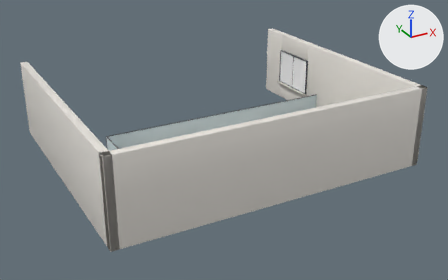
A saved change to the glTF model web/public/assets/game/interiors/shop/mezz.glb.
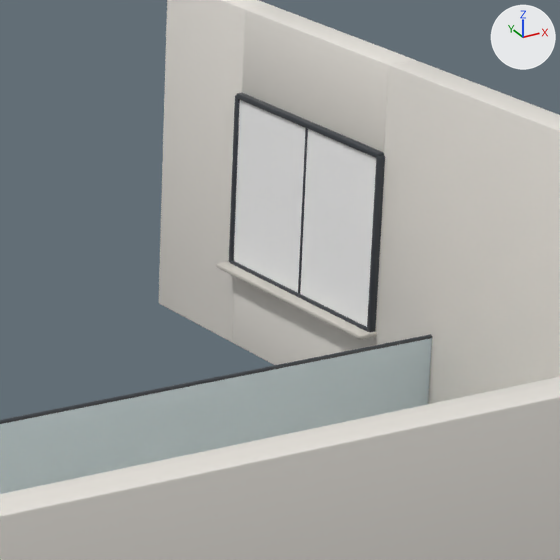
Each version appears first whole from a 50 mm camera at (-10.97, -20.94, 13.9) aimed at (0.25, -0.54, 3.71), and next in a close-up on the part from 53% to 76% of the width and 12% to 49% of the height. Lighting does not change. The marker at upper right points along +X, +Y and +Z. The first two pictures are the older version. Vertices at exactly the same position are counted once.

Objects in the first close-up: 'shop_mezz', 'shop_windows_upper'.
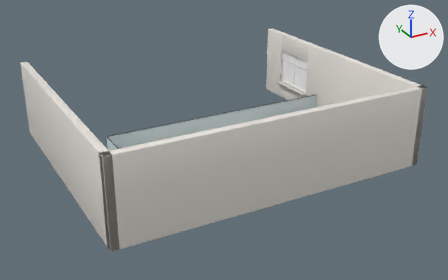
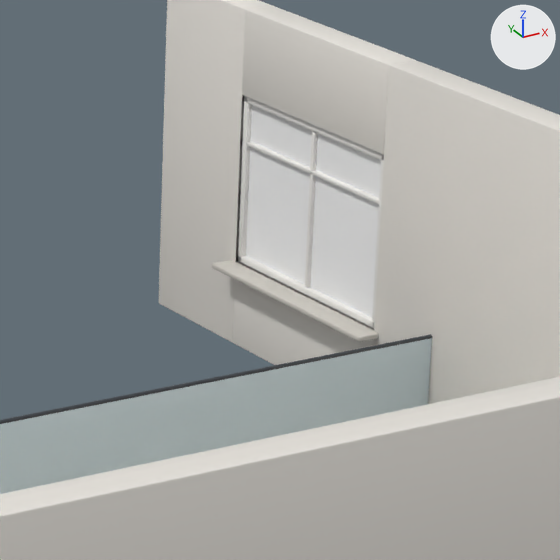
Where the change shows, as pixel boxes [x1, y1, x2, y2] in the close-ups (560 x 560 px; the box of a moved part takes in the faces that stretch with it):
'shop_windows_upper', moved: before [234, 100, 376, 327]; after [246, 105, 381, 318]
part 1 of me_shop_mezz, moved or reshaped: before [216, 262, 377, 340]; after [212, 260, 379, 342]
part 2 of me_shop_mezz, moved or reshaped: before [298, 128, 308, 294]; after [305, 131, 318, 288]
part 3 of me_shop_mezz, moved or reshaped: before [236, 93, 384, 158]; after [247, 141, 379, 204]
part 4 of me_shop_mezz, added: after [238, 96, 384, 329]
part 5 of me_shop_mezz, cut back: before [229, 96, 385, 332]; after [0, 336, 432, 424]

Diff of the bpy script that builds the scene:
```diff
--- a/web/public/assets/game/interiors/shop/mezz.glb.py
+++ b/web/public/assets/game/interiors/shop/mezz.glb.py
@@ me_shop_mezz @@
 # used by ob_shop_mezz; location = (0.0, 0.0, 0.0)
-me_shop_mezz.from_pydata(...)  # 1124 vertices, 2092 faces; spans x -6.3..6.3, y -5.3..5.3, z 2.6..6.4
+me_shop_mezz.from_pydata(...)  # 1124 vertices, 2136 faces; spans x -6.3..6.3, y -5.3..5.3, z 2.6..6.4
+# me_shop_mezz part 1: the loose piece of 56 vertices spanning x 5.82..6.02, y 1.75..4.05, z 3.96..4.0 is scaled about its middle by (1.52, 1.03, 1.27), then moved by (0.02, 0.0, -0.01)
+# me_shop_mezz part 2: the loose piece of 56 vertices spanning x 5.95..6.01, y 2.88..2.92, z 4.0..5.6 is scaled about its middle by (1.2, 1.53, 0.913), then moved by (0.08, 0.0, 0.0), in mat_p_paint
+# me_shop_mezz part 3: the loose piece of 56 vertices spanning x 5.94..6.02, y 1.8..4.0, z 5.57..5.62 is scaled about its middle by (0.685, 0.937, 0.8), then moved by (0.08, 0.0, -0.45), in mat_p_paint
+# me_shop_mezz part 4: a new loose piece of 168 vertices spanning x 6.03..6.09, y 1.8..4.0, z 4.0..5.6, in mat_p_paint
+# me_shop_mezz part 5: 18 vertices moved within x -4.2..6.0, y 0.96..0.99, z 3.2..4.2; 168 vertices removed from x 5.94..6.02, y 1.77..4.03, z 3.97..5.6
 me_shop_mezz.materials.append(mat_p_stone)
@@ me_shop_windows_upper @@
 # used by ob_shop_windows_upper; location = (0.0, 0.0, 0.0)
-me_shop_windows_upper.from_pydata(...)  # 8 vertices, 12 faces; spans x 5.96..5.97, y 1.8..4.0, z 4.0..5.6
+me_shop_windows_upper.from_pydata(...)  # 8 vertices, 12 faces; spans x 6.07..6.08, y 1.8..4.0, z 4.0..5.6
+# me_shop_windows_upper part 6: the whole mesh is moved by (0.11, 0.0, 0.0)
 me_shop_windows_upper.materials.append(mat_m_view)
```
